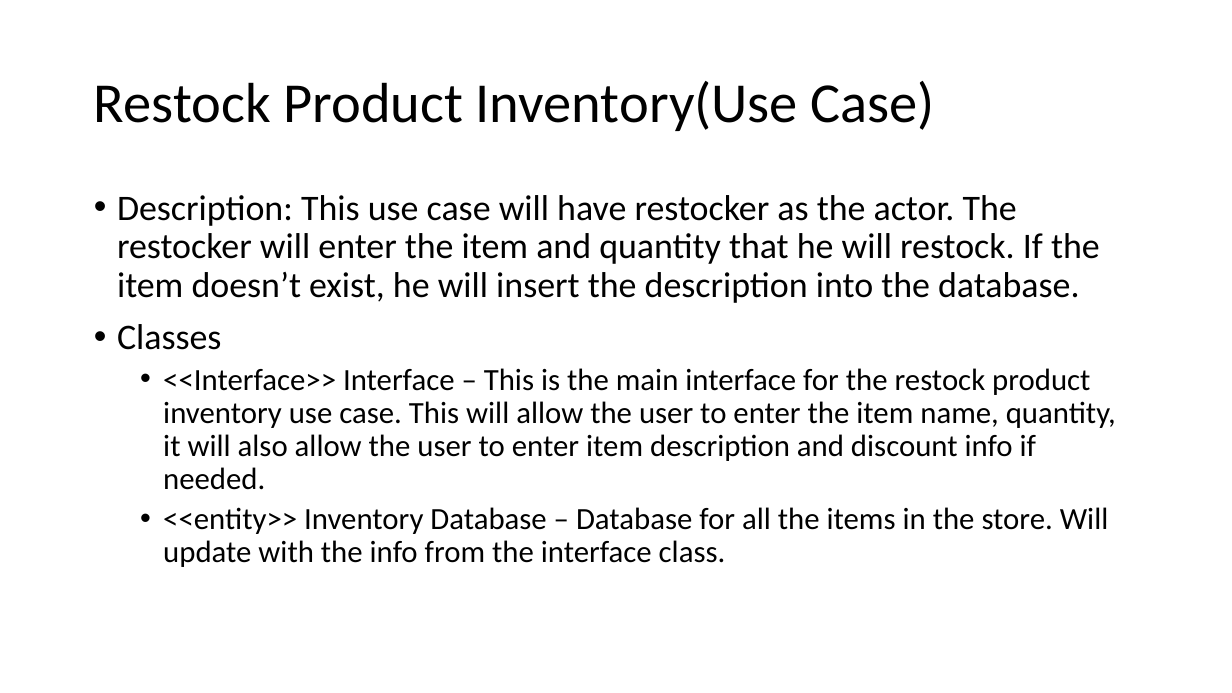
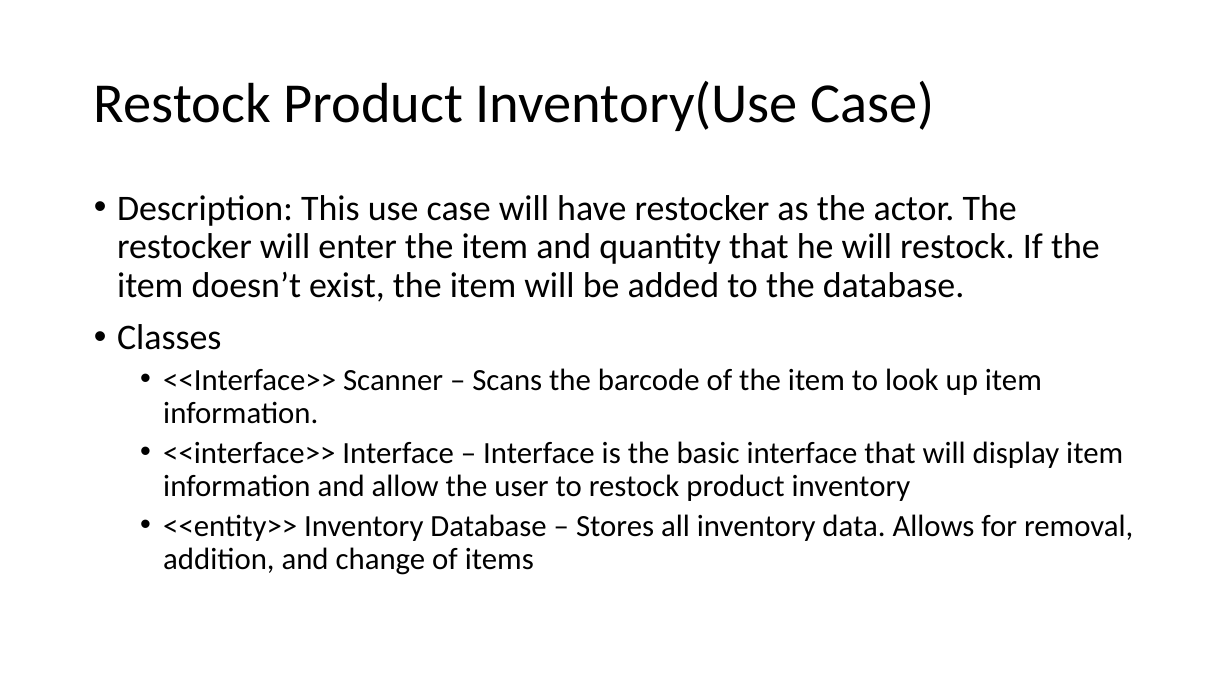
Before and after one commit to Mattjordan29/404ProjectNotFound, a slide deck: slide 14 of Automated Supermarket Checkout System (AutoScouts).pptx. Drawn at 1232x693 pixels with LibreOffice and Linux fonts; fonts in the diff are those of the drawing. Boxes give left, top, right and bottom in pixels: in the first picture for what was removed or moved away, otherwise in the second. Text is boxed around its words. In the diff, an @@ line names an element or a change of style, - is before the commit and + after.

```diff
--- a/Automated Supermarket Checkout System (AutoScouts).pptx
+++ b/Automated Supermarket Checkout System (AutoScouts).pptx
@@ text at (117, 195, 1100, 302): text changed @@
-• Description: This use case will have restocker as the actor. The restocker will enter the item and quantity that he will restock. If the item doesn’t exist, he will insert the description into the database.
+• Description: This use case will have restocker as the actor. The restocker will enter the item and quantity that he will restock. If the item doesn’t exist, the item will be added to the database.
@@ text at (163, 368, 1133, 575): text changed @@
-  • <<Interface>> Interface – This is the main interface for the restock product inventory use case. This will allow the user to enter the item name, quantity, it will also allow the user to enter item description and discount info if needed.
-  • <<entity>> Inventory Database – Database for all the items in the store. Will update with the info from the interface class.
+  • <<Interface>> Scanner – Scans the barcode of the item to look up item information.
+  • <<interface>> Interface – Interface is the basic interface that will display item information and allow the user to restock product inventory
+  • <<entity>> Inventory Database – Stores all inventory data. Allows for removal, addition, and change of items
```
Also in this commit, not shown: 7 other slides changed.
